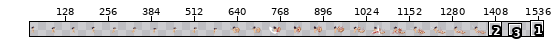
Two states of a sprite sheet, dist/assets/images/evil_hero_all.png. Above, an overview of the earlier version with the close-up marked.
Close-up. Before:
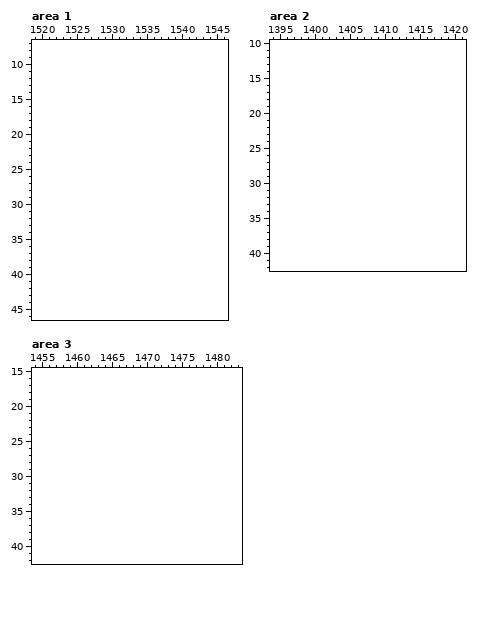
The file is 1380x60 pixels. Shown: area 1: x 1519..1546, y 7..46; area 2: x 1394..1421, y 10..42; area 3: x 1454..1483, y 15..42. The old version is drawn lined up with the new one, on the new canvas. The wide view leaves out empty margins.
Palette (. is transparent): 
After:
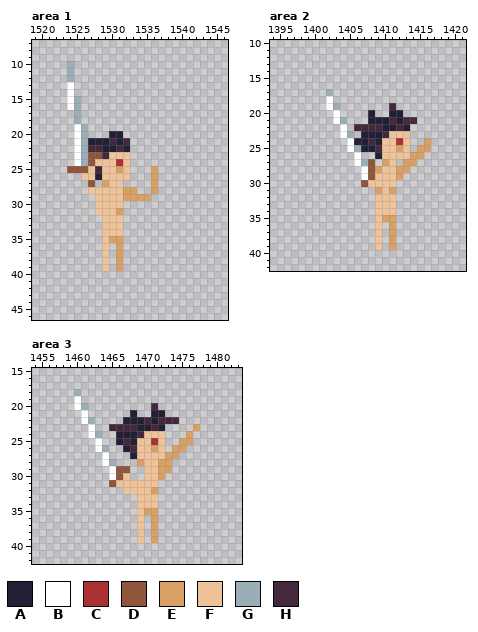
Colours new in this view: A #222034  B #ffffff  C #ac3232  D #8f563b  E #d9a066  F #eec39a  G #9badb7  H #45283c
The author wrote: win animation evil
Diff:
canvas 1380x60 -> 1560x60
Area 1:
y 10..12: x 1524 . -> G
y 13..14: x 1524 . -> B
y 15..16: x 1524..1525 .. -> BG
y 17..18: x 1525 . -> G
y 19: x 1525..1526 .. -> BG
y 20: x 1525..1526 .. -> BG; x 1530..1531 .. -> AA
y 21: x 1525..1532 ........ -> BGAAAHAH
y 22: x 1525..1532 ........ -> BGHHAAHA
y 23: x 1525..1532 ........ -> BGDDHFFF
y 24: x 1525..1532 ........ -> BGDFFFCF
y 25: x 1524..1532 ......... -> DDDFHFFEF; x 1536 . -> E
y 26: x 1526..1532 ....... -> FFAFFFF; x 1536 . -> E
y 27: x 1527 . -> D; x 1529..1531 ... -> EFF; x 1536 . -> E
y 28: x 1527..1533 ....... -> FFFFFEE; x 1536 . -> E
y 29: x 1528..1535 ........ -> FFFFEEEE
y 30: x 1528..1531 .... -> FFFF
y 31: x 1528..1531 .... -> FFFE
y 32..34: x 1529..1531 ... -> FFF
y 35: x 1529..1531 ... -> FEE
y 36..39: x 1529 . -> F; x 1531 . -> E
Area 2:
y 17: x 1402 . -> G
y 18: x 1402 . -> B
y 19: x 1402..1403 .. -> BG; x 1411 . -> H
y 20: x 1403 . -> B; x 1408 . -> A; x 1411..1412 .. -> AA
y 21: x 1403..1404 .. -> BG; x 1408..1414 ....... -> AAAHAHH
y 22: x 1404 . -> B; x 1406..1413 ........ -> HHHHAAHA
y 23: x 1404..1405 .. -> BG; x 1407..1413 ....... -> AAAHFFF
y 24: x 1405..1413 ......... -> BAAHAFFCF; x 1416 . -> E
y 25: x 1405..1413 ......... -> BGAAHFFEF; x 1415..1416 .. -> EE
y 26: x 1406 . -> B; x 1409..1415 ....... -> AFFFFEE
y 27: x 1406..1408 ... -> BGD; x 1410..1411 .. -> EF; x 1413..1414 .. -> EE
y 28: x 1407..1413 ....... -> BDEFFEE
y 29: x 1407..1412 ...... -> BDFFFE
y 30: x 1407..1411 ..... -> DFFFF
y 31: x 1409..1411 ... -> EFE
y 32..34: x 1409..1411 ... -> FFF
y 35: x 1409..1411 ... -> FEE
y 36..39: x 1409 . -> F; x 1411 . -> E
Area 3:
y 18: x 1460 . -> G
y 19: x 1460 . -> B
y 20: x 1460..1461 .. -> BG; x 1471 . -> H
y 21: x 1461 . -> B; x 1468 . -> A; x 1471..1472 .. -> AA
y 22: x 1461..1462 .. -> BG; x 1467..1474 ........ -> AAAHAHHH
y 23: x 1462 . -> B; x 1465..1472 ........ -> HHHHAAHA; x 1477 . -> E
y 24: x 1462..1463 .. -> BG; x 1466..1472 ....... -> AAAHFFF; x 1476 . -> E
y 25: x 1463 . -> B; x 1466..1472 ....... -> AHAFFCF; x 1475..1476 .. -> EE
y 26: x 1463..1464 .. -> BG; x 1467..1472 ...... -> AHFFEF; x 1474..1475 .. -> EE
y 27: x 1464 . -> B; x 1468..1474 ....... -> AFFFFEE
y 28: x 1464..1465 .. -> BG; x 1469..1473 ..... -> EFFEE
y 29: x 1465..1467 ... -> BDD; x 1470..1473 .... -> FFEE
y 30: x 1465..1467 ... -> BDF; x 1470..1472 ... -> FFE
y 31: x 1465..1471 ....... -> DFFFFFF
y 32: x 1467..1471 ..... -> FFFFE
y 33..34: x 1469..1471 ... -> FFF
y 35: x 1469..1471 ... -> FEE
y 36..39: x 1469 . -> F; x 1471 . -> E
Changed places in both close-ups, as pixel boxes (x1, y1, x2, y2):
added: (67, 61, 158, 271)
added: (326, 89, 431, 250)
added: (74, 389, 200, 543)
